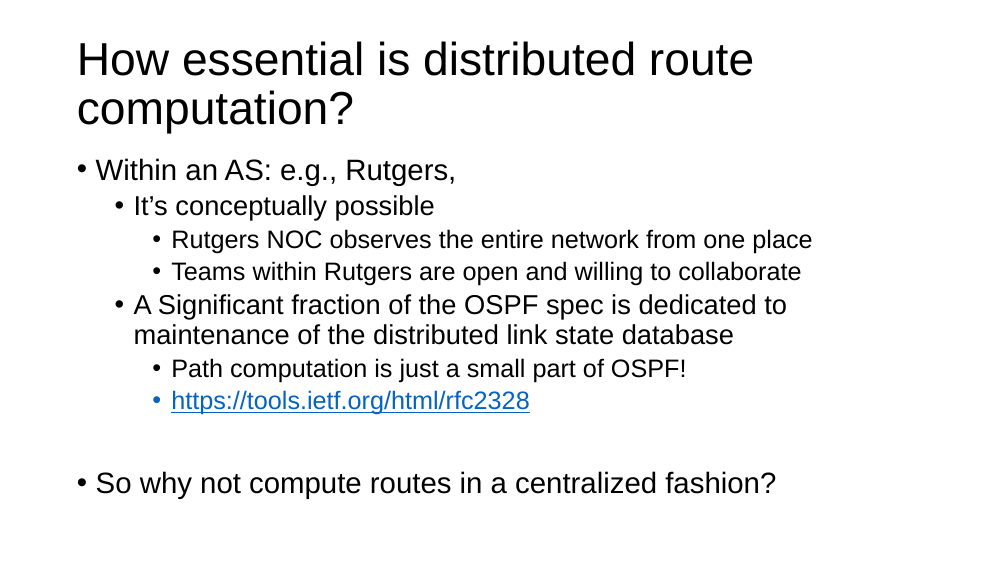
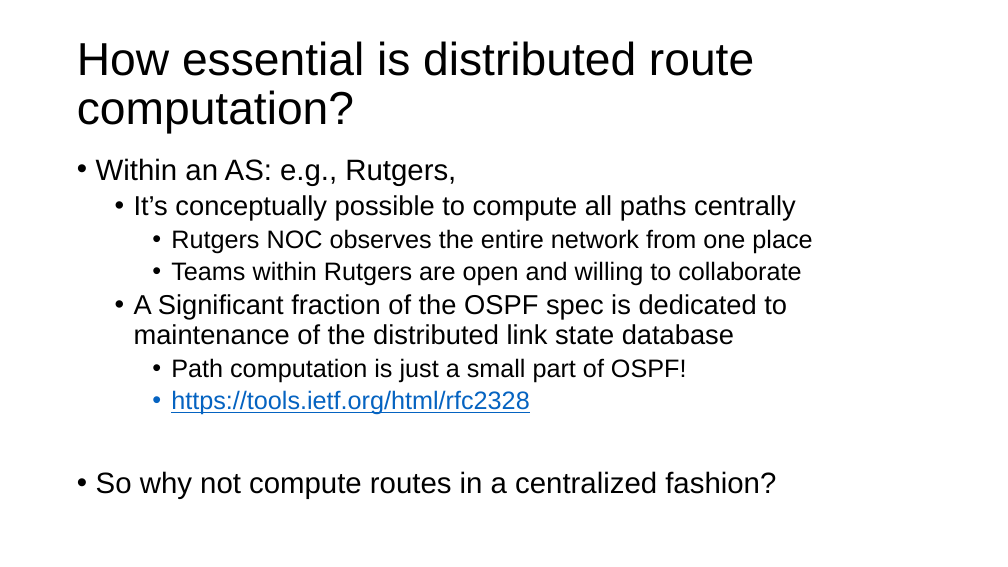
Before and after one commit to ngsrinivas/coursegen, a slide deck: slide 14 of ex/552-F20/staging/552-F20/lectures/08-distributed.pptx (slide 13 before the commit). Drawn at 1008x567 pixels with LibreOffice and Linux fonts; fonts in the diff are those of the drawing. Boxes give left, top, right and bottom in pixels: in the first picture for what was removed or moved away, otherwise in the second. Text is boxed around its words. In the diff, an @@ line names an element or a change of style, - is before the commit and + after.

```diff
--- a/ex/552-F20/staging/552-F20/lectures/08-distributed.pptx
+++ b/ex/552-F20/staging/552-F20/lectures/08-distributed.pptx
@@ text at (x1=134, y1=195, x2=796, y2=220): text changed @@
-  • It’s conceptually possible
+  • It’s conceptually possible to compute all paths centrally
```
Also in this commit, not shown: 5 other slides changed, 1 slide added, 1 other file.
